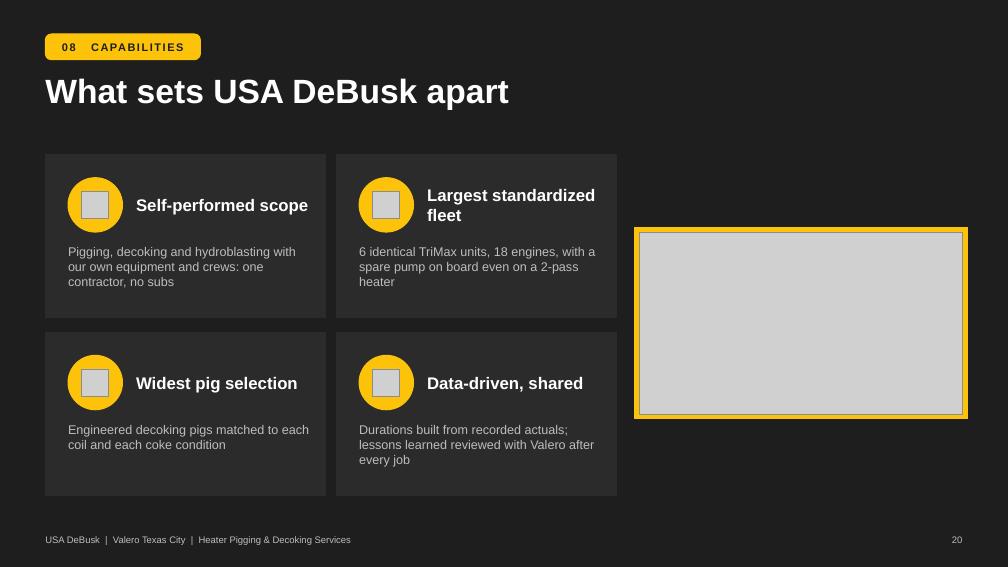
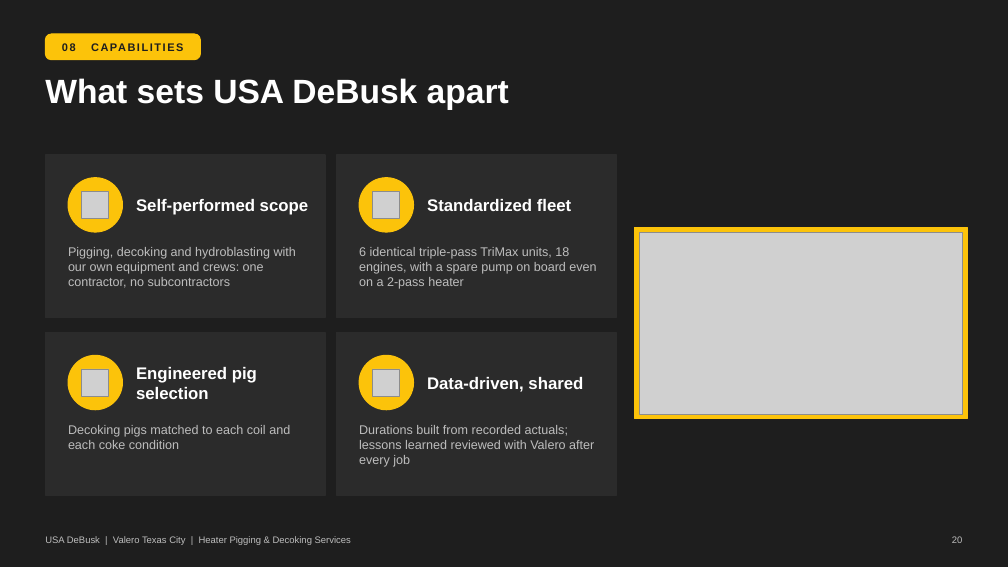
Before and after one commit to TheSkinz/obsidian-work, a slide deck: slide 20 of 02-facilities/Valero/Texas-City-TX/pigging-capabilities-presentation/Valero_TXC_Pigging_Capabilities.pptx. Drawn at 1008x567 pixels with LibreOffice and Linux fonts; fonts in the diff are those of the drawing; grey boxes stand for pictures. Boxes give left, top, right and bottom in pixels: in the first picture for what was removed or moved away, otherwise in the second. Text is boxed around its words. In the diff, an @@ line names an element or a change of style, - is before the commit and + after.

```diff
--- a/02-facilities/Valero/Texas-City-TX/pigging-capabilities-presentation/Valero_TXC_Pigging_Capabilities.pptx
+++ b/02-facilities/Valero/Texas-City-TX/pigging-capabilities-presentation/Valero_TXC_Pigging_Capabilities.pptx
@@ text at [427, 199, 571, 211]: text changed @@
-Largest standardized fleet
+Standardized fleet
@@ text at [68, 247, 296, 288]: text changed @@
-Pigging, decoking and hydroblasting with our own equipment and crews: one contractor, no subs
+Pigging, decoking and hydroblasting with our own equipment and crews: one contractor, no subcontractors
@@ text at [359, 247, 596, 289]: text changed @@
-6 identical TriMax units, 18 engines, with a spare pump on board even on a 2-pass heater
+6 identical triple-pass TriMax units, 18 engines, with a spare pump on board even on a 2-pass heater
@@ text at [136, 367, 257, 399]: text changed @@
-Widest pig selection
+Engineered pig selection
@@ text at [68, 425, 290, 449]: text changed @@
-Engineered decoking pigs matched to each coil and each coke condition
+Decoking pigs matched to each coil and each coke condition
```
Also in this commit, not shown: 9 other slides changed, 2 other files.
